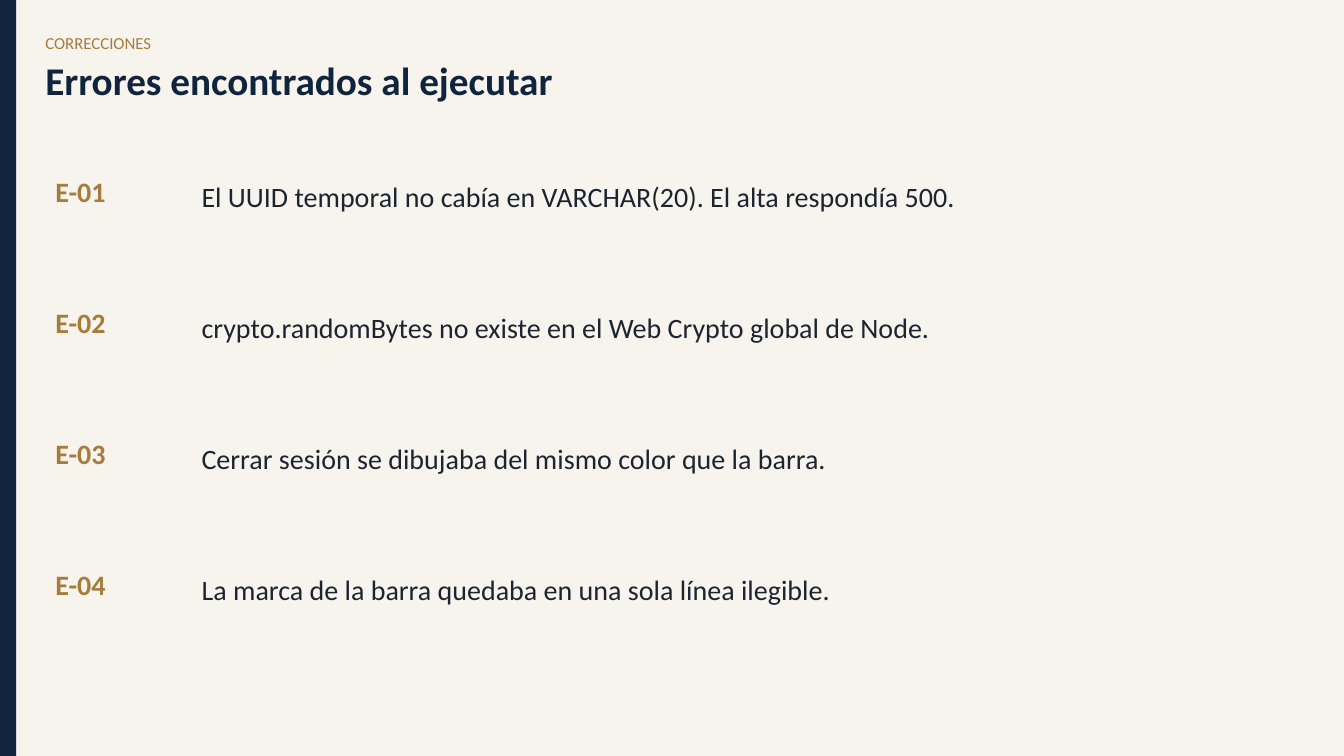
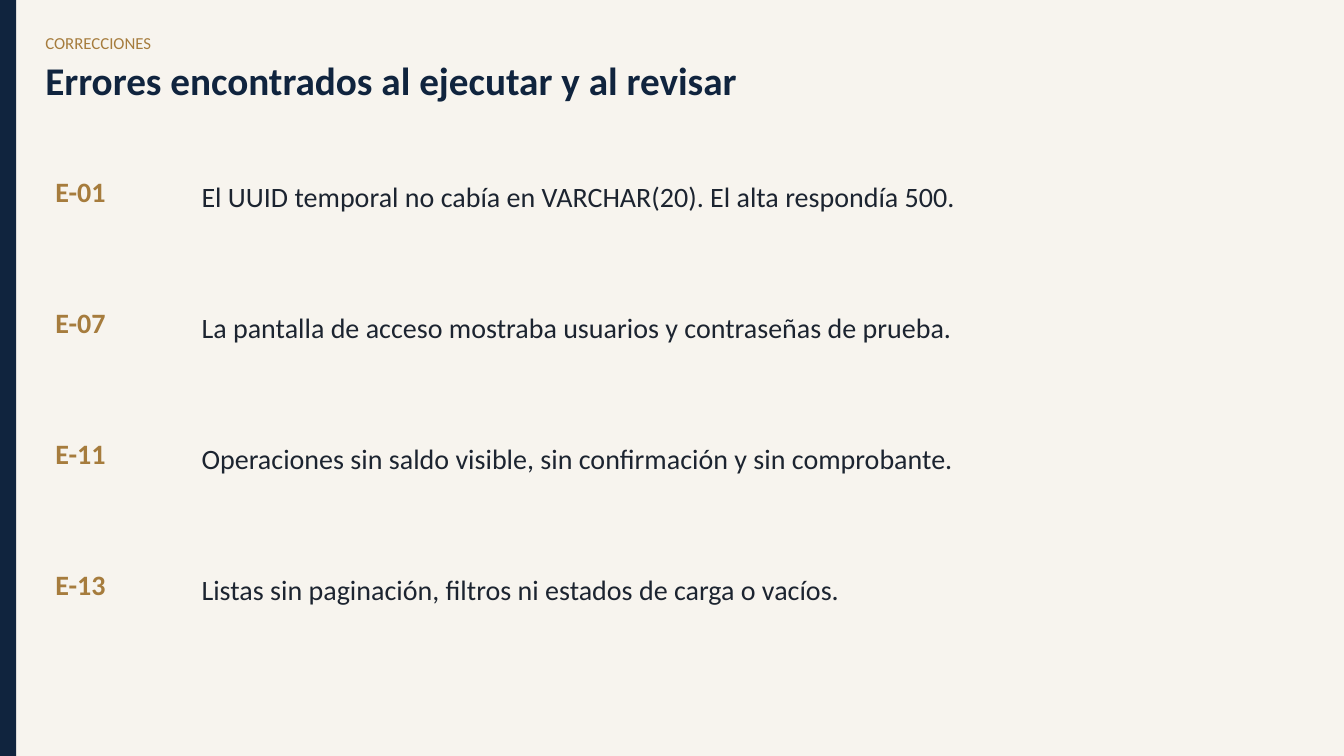
Before and after one commit to afriely-2025553/sistema-bancario, a slide deck: slide 14 of docs/presentacion-sistema-bancario.pptx. Drawn at 1344x756 pixels with LibreOffice and Linux fonts; fonts in the diff are those of the drawing. Boxes give left, top, right and bottom in pixels: in the first picture for what was removed or moved away, otherwise in the second. Text is boxed around its words. In the diff, an @@ line names an element or a change of style, - is before the commit and + after.

Commit message:
docs: manual, presentación y registro de errores con la interfaz final
Se reconstruye el manual de usuario con las capturas nuevas, se actualizan la presentación y la documentación final, se agregan E-07 a E-15 al registro de errores, una fila al documento 07 y se regeneran las evidencias de Jest y Newman.

```diff
--- a/docs/presentacion-sistema-bancario.pptx
+++ b/docs/presentacion-sistema-bancario.pptx
@@ text at (45, 67, 737, 102): text changed @@
-Errores encontrados al ejecutar
+Errores encontrados al ejecutar y al revisar
@@ text at (55, 314, 105, 333): text changed @@
-E-02
+E-07
@@ text at (202, 318, 951, 343): text changed @@
-crypto.randomBytes no existe en el Web Crypto global de Node.
+La pantalla de acceso mostraba usuarios y contraseñas de prueba.
@@ text at (55, 446, 105, 464): text changed @@
-E-03
+E-11
@@ text at (202, 449, 952, 474): text changed @@
-Cerrar sesión se dibujaba del mismo color que la barra.
+Operaciones sin saldo visible, sin confirmación y sin comprobante.
@@ text at (55, 576, 105, 595): text changed @@
-E-04
+E-13
@@ text at (202, 580, 839, 605): text changed @@
-La marca de la barra quedaba en una sola línea ilegible.
+Listas sin paginación, filtros ni estados de carga o vacíos.
```
Also in this commit, not shown: 7 other slides changed, 47 other files.
